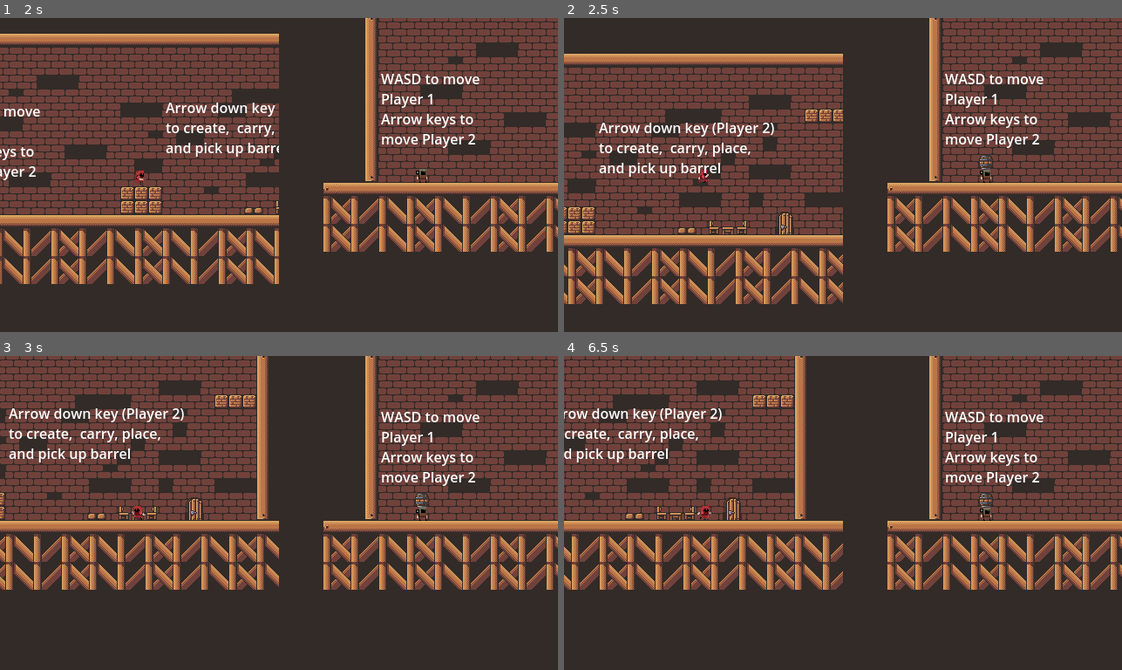
Above: before the commit, frames 1-4 (two rows, left to right).
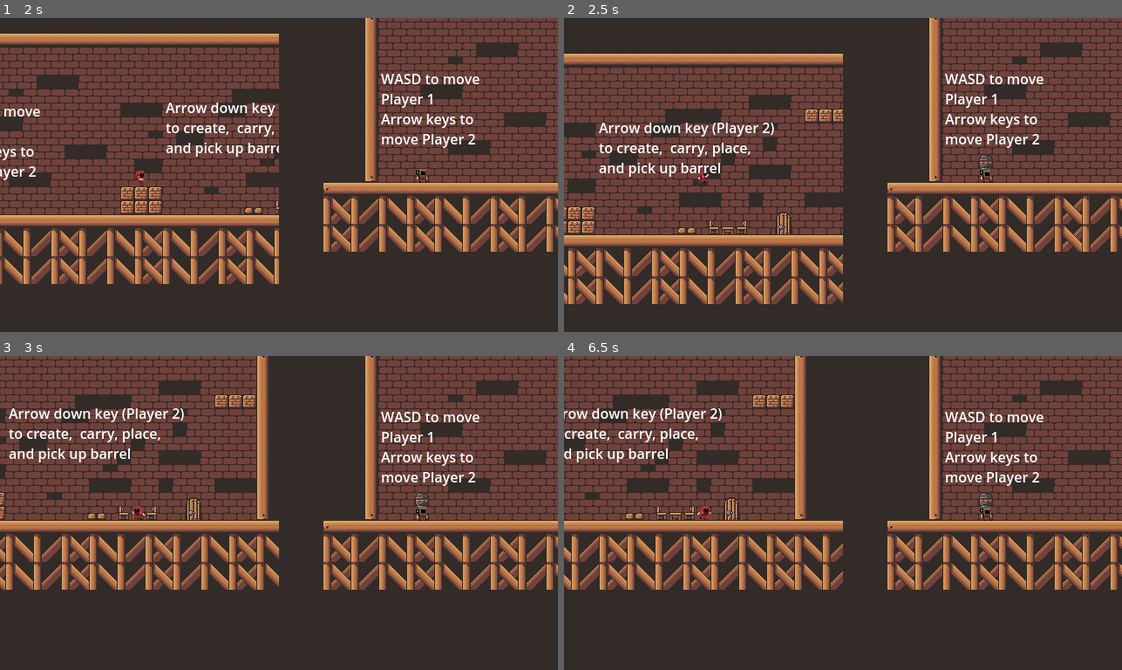
Above: after the commit, the same moments.

Repository: Darr3n2GG/Puzzle-Knights-2P-
Game: Godot game, scene res://Scenes/Main Menu/main_menu.tscn
The game is run twice, just before and just after one commit, with the same random seed, the same clock (stepped at 60 frames per second) and the same inputs.
Inputs:
- Up to frame 1 (2 s): click "Start Game" at 0.5 s; tap Enter at 1.25 s; hold D (1Right) from 1.28 s (still down); tap Shift (1Attack) at 1.35 s; tap W (1Up) at 1.52 s
- Up to frame 2 (2.5 s): keep holding D (1Right); tap Down (2PlaceOrCarry) at 2.1 s; tap W (1Up) at 2.27 s
- Up to frame 3 (3 s): release D (1Right) at 2.78 s; hold A (1Left) from 2.78 s (still down); tap Shift (1Attack) at 2.85 s
- Up to frame 4 (6.5 s): tap Down (2PlaceOrCarry) at 3.6, 5.1 s; tap W (1Up) at 3.77, 4.52, 5.27 s; tap Shift (1Attack) at 4.35, 5.85 s; release A (1Left) at 5.03 s; hold D (1Right) from 5.03 s (still down)

Frame 1 is identical in both runs. In frame 2, 0.2% of the frame differs, in the area x 38-42%, y 61-69%; in frame 3, 0.2%; in frame 4, 0.2%.
Error in both runs: Cannot call method 'get_child' on a null value. (res://Resources/Global.gd:15)

Commit message:
How to add sound?
HHEEELLLLP

Diff:
--- /dev/null
+++ b/Puzzle Components/Exit Door/Door_Sound.gd
@@ -0,0 +1,6 @@
+extends AudioStreamPlayer2D
+
+
+func _connect(door: bool):
+	if door ==  true:
+		play()
--- a/Puzzle Components/Exit Door/Exit_Door.gd
+++ b/Puzzle Components/Exit Door/Exit_Door.gd
@@ -4,6 +4,10 @@
 ##How many players have exited
 var players_exited : int = 0
 const FILE_BEGIN = "res://Scenes/Levels/level_"
+signal sound(is_activated : bool)
+
+func _ready():
+	sound.connect($Door_Open._connect)
 
 func _on_area_door_body_entered(body):
 #	print("entered door ", door_activated, " ", body)
@@ -23,11 +27,10 @@
 #	print(activated)
 	if door_open:
 		var door = $Door
-		var sound = $Door_Open
+		sound.emit(is_activated)
 
 		if is_activated:
 			door.visible = false
-			sound
 		else:
 	#		print("door deactivated")
 			door.visible = true
--- a/Puzzle Components/Exit Door/Exit_Door.tscn
+++ b/Puzzle Components/Exit Door/Exit_Door.tscn
@@ -1,8 +1,9 @@
-[gd_scene load_steps=5 format=3 uid="uid://dcuhx8lvw2h2c"]
+[gd_scene load_steps=6 format=3 uid="uid://dcuhx8lvw2h2c"]
 
 [ext_resource type="Script" path="res://Puzzle Components/Exit Door/Exit_Door.gd" id="1_ki66w"]
 [ext_resource type="Texture2D" uid="uid://cby1fcaeb53v2" path="res://Imports/Castle Platformer Tileset [16x16][FREE] - RottingPixels/castle-tileset.png" id="2_2dnw8"]
 [ext_resource type="AudioStream" uid="uid://bl20xmad8m1sw" path="res://Imports/Castle Door Open - QuickSounds.com.mp3" id="3_xdiqb"]
+[ext_resource type="Script" path="res://Puzzle Components/Exit Door/Door_Sound.gd" id="4_auwwd"]
 
 [sub_resource type="RectangleShape2D" id="RectangleShape2D_v1ix0"]
 size = Vector2(13.75, 25)
@@ -26,6 +27,7 @@
 
 [node name="Door_Open" type="AudioStreamPlayer2D" parent="."]
 stream = ExtResource("3_xdiqb")
-volume_db = -5.0
+volume_db = 24.0
+script = ExtResource("4_auwwd")
 
 [connection signal="body_entered" from="Area_Door" to="." method="_on_area_door_body_entered"]
--- a/Scenes/Levels/level_1.tscn
+++ b/Scenes/Levels/level_1.tscn
@@ -67,7 +67,7 @@
 shape = SubResource("RectangleShape2D_dijar")
 
 [node name="Exit Door" parent="." instance=ExtResource("7_jj0dv")]
-position = Vector2(439, -12)
+position = Vector2(437, -12)
 
 [node name="Player 1" parent="." instance=ExtResource("3_0ukhs")]
 position = Vector2(-15, -7)
--- a/Scenes/splitscreen.tscn
+++ b/Scenes/splitscreen.tscn
@@ -41,5 +41,5 @@
 
 [node name="AudioStreamPlayer" type="AudioStreamPlayer" parent="."]
 stream = ExtResource("3_pegvy")
-volume_db = -5.0
+volume_db = -7.0
 autoplay = true
